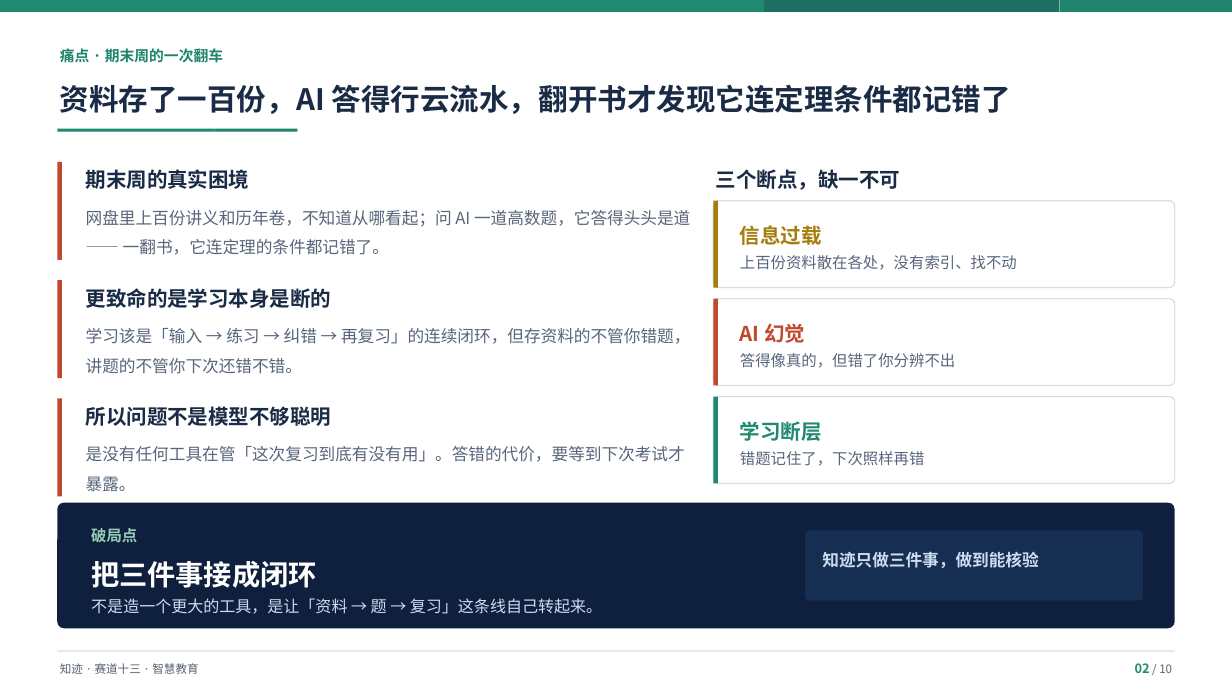
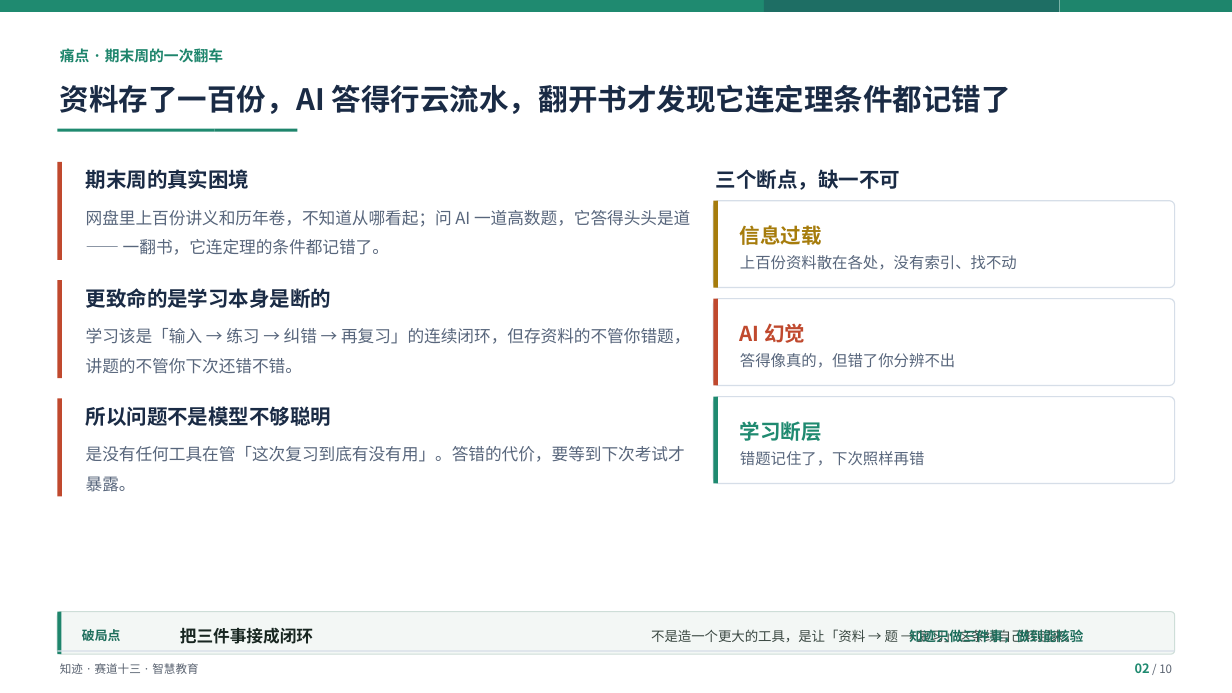
Before and after one commit to Baicaicn23/StudyGraph, a slide deck: slide 2 of docs/作品集/参赛/知迹答辩/知迹答辩.pptx. Drawn at 1232x693 pixels with LibreOffice and Linux fonts; fonts in the diff are those of the drawing. Boxes give left, top, right and bottom in pixels: in the first picture for what was removed or moved away, otherwise in the second. Text is boxed around its words. In the diff, an @@ line names an element or a change of style, - is before the commit and + after.

Commit message:
fix(参赛): 底部结论条改浅色并下移，修 p04/p08 内容被遮挡
用户反馈准确：结论条不是"有时候"遮挡，是 p04 与 p08 确实被遮。
实测多数页内容最低 6.58in，结论条在 5.94–6.68in，必然重叠 0.64in
（lint_deck 只查"完全盖住"，部分遮挡不报，得自己量 top+height）。

改动：
- 深蓝大块 → 浅灰绿条（浅底 + 浅描边 + 深绿左色条 + 深绿标签 + 深色正文）
- 高度 0.74 → 0.40in，位置 5.94 → 6.62in（各页内容最低点之下）
- p10 品牌落款块保留深色（与封面对称），但上移压扁不超界
- p10 三张问答卡 1.06 → 0.98in 收紧

验证：p04 界面截图与 p08 缺陷卡文字完整显示；
lint_deck 的 OVERFLOW/OCCLUSION/LOW CONTRAST 计数 0

```diff
--- a/docs/作品集/参赛/知迹答辩/知迹答辩.pptx
+++ b/docs/作品集/参赛/知迹答辩/知迹答辩.pptx
@@ rounded rectangle removed at (805, 531, 1143, 601) @@
@@ rounded rectangle: place and size @@
-rounded rectangle at (57, 503, 1175, 628)
+rounded rectangle at (57, 612, 1175, 654)
@@ rounded rectangle at (57, 612, 1175, 654): fill #0E203D to #F3F7F5; outline none to #CEDED8 0.8 pt; proportions changed @@
@@ rectangle added at (57, 612, 61, 654), fill #1E856C @@
@@ text "破局点": place and size @@
-text "破局点" at (91, 528, 137, 543)
+text "破局点" at (82, 629, 120, 641)
@@ text "破局点" at (82, 629, 120, 641): size 12 to 10 pt, text colour #96CDB6 to #1E6E5C @@
@@ text "把三件事接成闭环": place and size @@
-text "把三件事接成闭环" at (91, 561, 316, 588)
+text "把三件事接成闭环" at (180, 628, 313, 644)
@@ text "把三件事接成闭环" at (180, 628, 313, 644): size 22 to 13 pt, text colour #FFFFFF to #182621 @@
@@ text "不是造一个更大的工具，是让「资料 → 题 → 复习」这条线自己转起来。": place and size @@
-text "不是造一个更大的工具，是让「资料 → 题 → 复习」这条线自己转起来。" at (91, 598, 602, 614)
+text "不是造一个更大的工具，是让「资料 → 题 → 复习」这条线自己转起来。" at (651, 627, 1078, 645)
@@ text "不是造一个更大的工具，是让「资料 → 题 → 复习」这条线自己转起来。" at (651, 627, 1078, 645): size 12.5 to 10.5 pt, text colour #CDDCF0 to #3A4842 @@
@@ text "知迹只做三件事，做到能核验": place and size @@
-text "知迹只做三件事，做到能核验" at (822, 552, 1038, 568)
+text "知迹只做三件事，做到能核验" at (909, 627, 1083, 645)
@@ text "知迹只做三件事，做到能核验" at (909, 627, 1083, 645): size 13 to 10.5 pt, text colour #CDDCF0 to #1E6E5C @@
```
Also in this commit, not shown: 8 other slides changed, 2 other files.
